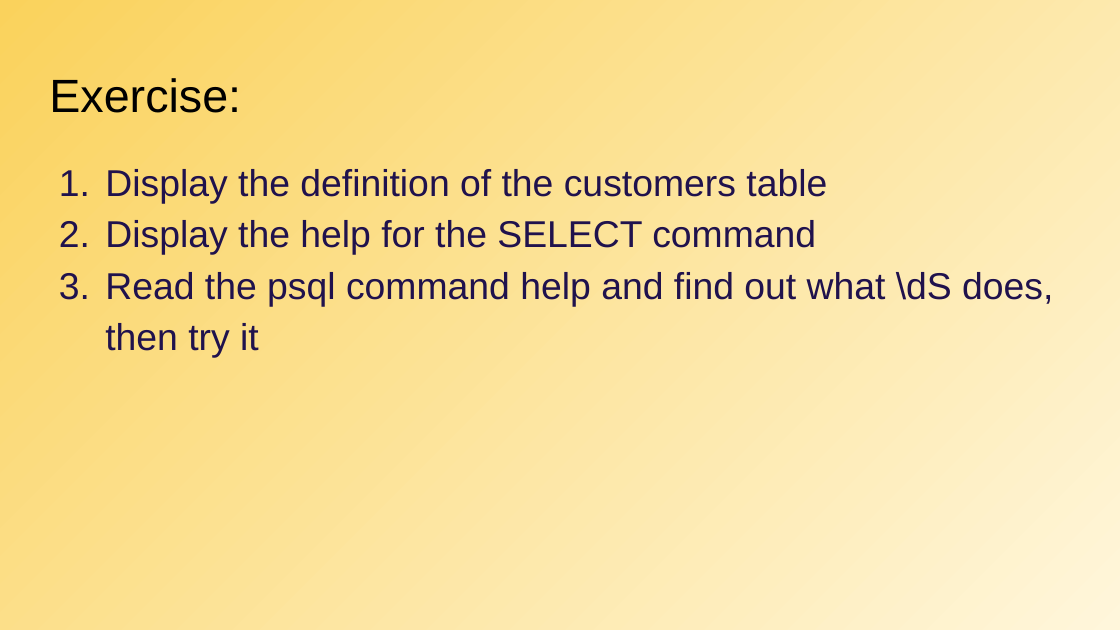
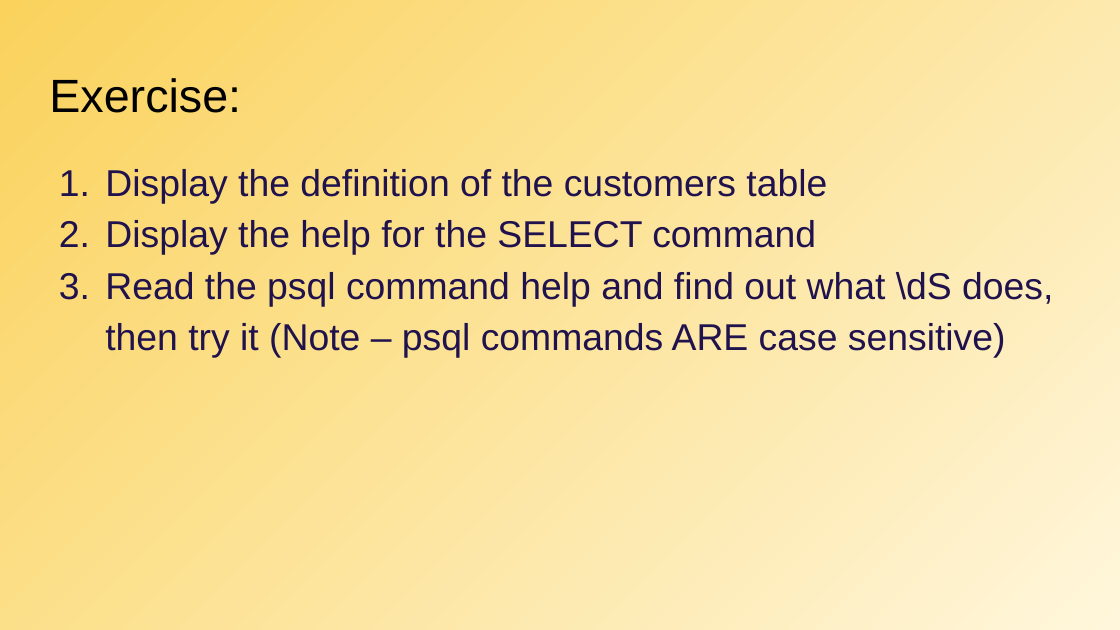
Before and after one commit to CodeYourFuture/syllabus, a slide deck: slide 19 of docs/db/db_b/week-1/CYF_DB_1.odp (slide 18 before the commit). Drawn at 1120x630 pixels with LibreOffice and Linux fonts; fonts in the diff are those of the drawing. Boxes give left, top, right and bottom in pixels: in the first picture for what was removed or moved away, otherwise in the second. Text is boxed around its words. In the diff, an @@ line names an element or a change of style, - is before the commit and + after.

```diff
--- a/docs/db/db_b/week-1/CYF_DB_1.odp
+++ b/docs/db/db_b/week-1/CYF_DB_1.odp
@@ text at (x1=105, y1=272, x2=1053, y2=358): text changed @@
-3. Read the psql command help and find out what \dS does, then try it
+3. Read the psql command help and find out what \dS does, then try it (Note – psql commands ARE case sensitive)
```
Also in this commit, not shown: 1 other slide changed, 1 slide added, 4 slides removed, 1 other file.
